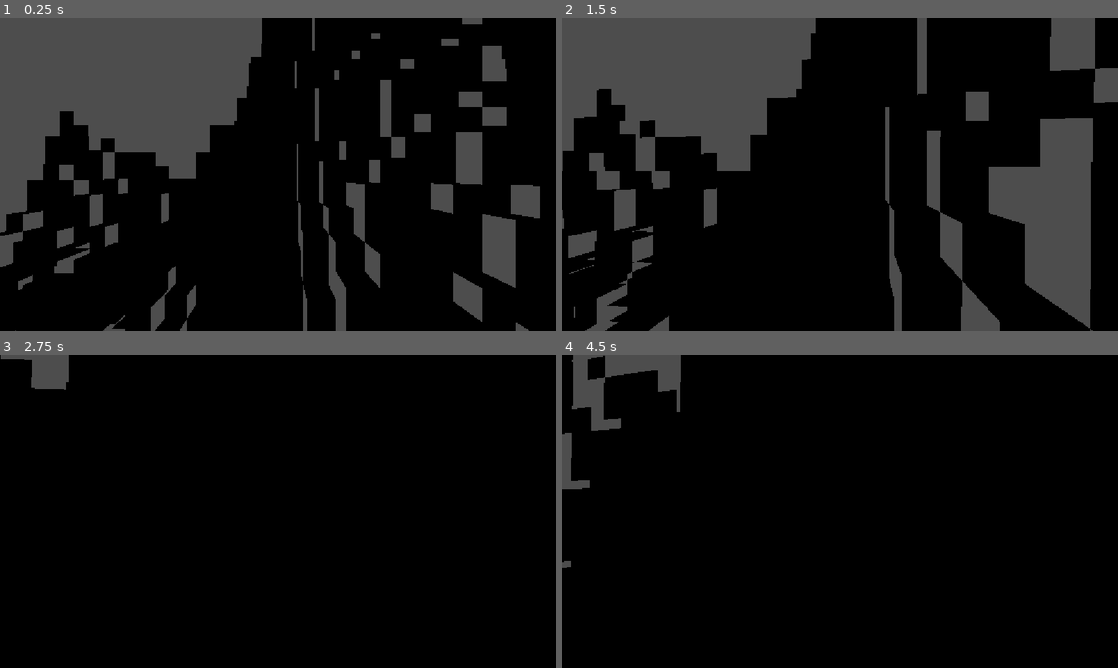
Above: before the commit, frames 1-4 (two rows, left to right).
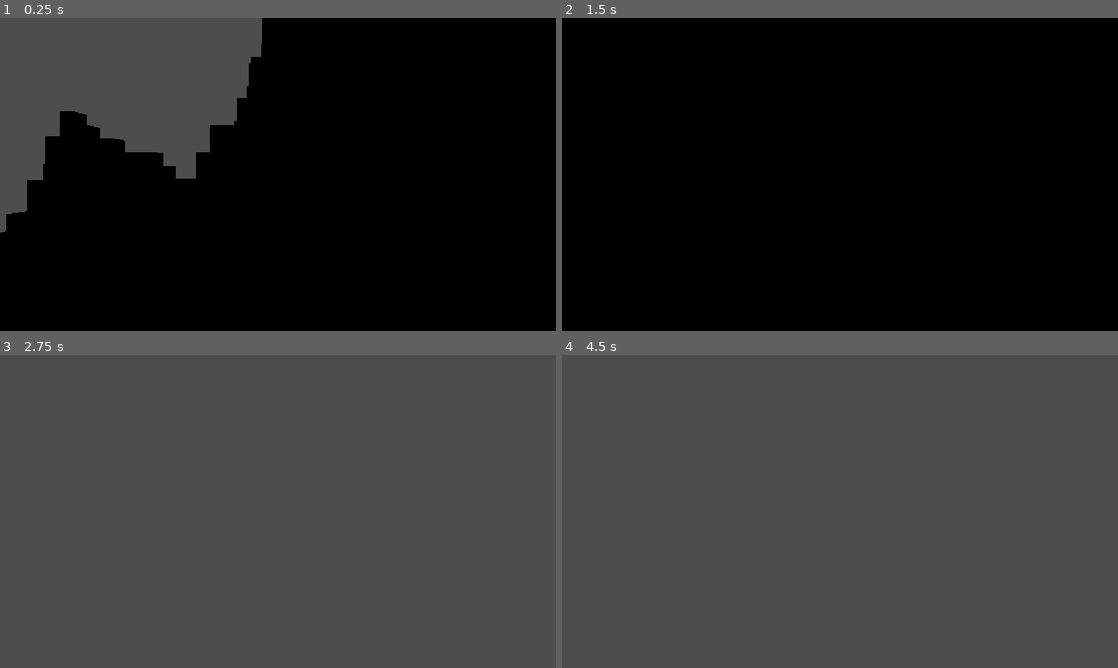
Above: after the commit, the same moments.

Repository: Tubaleviao/project-nihon
Game: Godot game, scene res://Main.tscn
Same seed, same stepped clock (60 frames per second), same inputs: the game is played once before the commit and once after it.
Inputs (mouse positions are in pixels of both pictures, inside the frame that each line leads up to):
- Up to frame 1 (0.25 s): no input
- Up to frame 2 (1.5 s): tap Enter (ui_accept) at 0.5, 0.77 s; move the mouse to (867, 174) at 0.52 s; hold W from 0.53 s (still down); tap F at 0.6, 1.35 s; click (867, 174) at 0.67 s; move the mouse to (812, 174) at 1.27 s
- Up to frame 3 (2.75 s): keep holding W; tap Enter (ui_accept) at 1.52 s; move the mouse to (289, 505) at 2.02 s; tap F at 2.1 s
- Up to frame 4 (4.5 s): keep holding W; move the mouse to (834, 517) at 2.77 s; tap F at 2.85, 3.6, 4.35 s; click (834, 517) at 2.92 s; tap Enter (ui_accept) at 3.02, 3.77 s; move the mouse to (878, 514) at 3.52 s; move the mouse to (795, 508) at 4.27 s

The runs differ from the first frame. In frame 1, 10% of the frame differs, in the area x 0-98%, y 0-100%; in frame 2, 32%; in frame 3, 99%, in the area x 0-100%, y 0-100%; in frame 4, 97%.

Commit message:
fix: seal terrain mesh (4-side walls + edge walls) and render creature bodies

Diff:
--- a/src/core/game_root.gd
+++ b/src/core/game_root.gd
@@ -36,6 +36,10 @@
 	_player      = PlayerSlice.new()
 	_loot        = LootSlice.new()
 	_inventory   = InventorySlice.new()
+
+	# CreatureSlice needs the terrain to place spawns on the surface; wire it
+	# before the slices enter the tree so its _ready() can use it.
+	_creature.terrain_slice = _terrain
 
 	for s in [_terrain, _voxel, _battle, _creature, _networking, _persistence, _player, _loot, _inventory]:
 		s.name = s.get_script().resource_path.get_file().get_basename()
--- a/src/creature/creature_slice.gd
+++ b/src/creature/creature_slice.gd
@@ -28,9 +28,13 @@
 const SPAWN_ORIGIN := Vector3(16.0, 8.0, 16.0)
 const SPAWN_RADIUS := 10.0
 
-## Instance record: { "creature_id", "position", "state", "hp", "respawn_at" }
+## Instance record: { "creature_id", "position", "state", "hp", "respawn_at", "body" }
 var _instances: Dictionary = {}
 var _next_id: int = 0
+
+## Set by game_root before the slices enter the tree so creatures can spawn on
+## the terrain surface instead of a fixed height.
+var terrain_slice: Node = null
 
 func _ready() -> void:
 	GameBus.creature_died.connect(_on_creature_died)
@@ -94,14 +98,24 @@
 	var r     := randf_range(2.0, SPAWN_RADIUS)
 	var pos   := SPAWN_ORIGIN + Vector3(cos(angle) * r, 0.0, sin(angle) * r)
 
+	# Sit the creature on the terrain surface instead of a fixed height.
+	if terrain_slice != null and terrain_slice.has_method("get_height_at"):
+		pos.y = terrain_slice.get_height_at(Vector2(pos.x, pos.z))
+
 	var iid := "creature_%d" % _next_id
 	_next_id += 1
+
+	# Build a visible body so the creature can be seen in the world.
+	var body := _make_visual(creature_id, pos)
+	add_child(body)
+
 	_instances[iid] = {
 		"creature_id": creature_id,
 		"position":    pos,
 		"state":       "idle",
 		"hp":          hp,
 		"respawn_at":  -1.0,
+		"body":        body,
 	}
 
 	GameBus.creature_spawned.emit(iid, creature_id, pos)
@@ -118,6 +132,8 @@
 				inst["state"]      = "dead"
 				inst["hp"]         = 0.0
 				inst["respawn_at"] = Time.get_ticks_msec() + RESPAWN_SECONDS * 1000.0
+				if inst.has("body") and inst["body"]:
+					inst["body"].visible = false
 
 func _tick_respawn() -> void:
 	var now := float(Time.get_ticks_msec())
@@ -130,4 +146,38 @@
 			inst["state"]      = "idle"
 			inst["hp"]         = max_hp
 			inst["respawn_at"] = -1.0
+			if inst.has("body") and inst["body"]:
+				inst["body"].visible = true
 			print("CreatureSlice: %s [%s] respawned" % [creature_id, iid])
+
+# ---------------------------------------------------------------------------
+# Visuals
+# ---------------------------------------------------------------------------
+
+func _make_visual(creature_id: String, pos: Vector3) -> Node3D:
+	var node := Node3D.new()
+	node.name = creature_id
+	node.position = pos
+
+	var mesh := MeshInstance3D.new()
+	var box := BoxMesh.new()
+	box.size = Vector3(0.8, 1.0, 1.2)
+	mesh.mesh = box
+	# Centre the body so its base rests on the terrain surface.
+	mesh.position = Vector3(0.0, 0.5, 0.0)
+
+	var mat := StandardMaterial3D.new()
+	mat.albedo_color = _creature_color(creature_id)
+	mesh.material_override = mat
+
+	node.add_child(mesh)
+	return node
+
+func _creature_color(creature_id: String) -> Color:
+	match creature_id:
+		"ForestBoar":
+			return Color(0.55, 0.35, 0.2)
+		"GraywolfPack":
+			return Color(0.42, 0.42, 0.48)
+		_:
+			return Color(0.8, 0.8, 0.8)
--- a/src/terrain/voxel_slice.gd
+++ b/src/terrain/voxel_slice.gd
@@ -8,8 +8,10 @@
 ## Public API:
 ##   build_chunk(chunk_pos: Vector2i, heightmap: Array) -> void
 ##
-## Each chunk is materialised as a GridMap-style MeshInstance3D with a matching
-## StaticBody3D collision mesh so CharacterBody3D can walk on it.
+## Each chunk is materialised as a MeshInstance3D with a matching StaticBody3D
+## collision mesh so CharacterBody3D can walk on it. Every column emits its top
+## face plus a wall on each side where a lower neighbour (or the chunk edge)
+## leaves it exposed, producing a closed, hole-free shell.
 
 const CHUNK_SIZE  := 32        # tiles per side — must match TerrainSlice.CHUNK_SIZE
 const TILE_SIZE   := 1.0       # world units per tile (XZ)
@@ -57,51 +59,54 @@
 			var bx := origin.x + tx * TILE_SIZE
 			var bz := origin.z + tz * TILE_SIZE
 
-			# Top face of the voxel column.
-			var v00 := Vector3(bx,           h, bz)
-			var v10 := Vector3(bx + TILE_SIZE, h, bz)
-			var v01 := Vector3(bx,           h, bz + TILE_SIZE)
-			var v11 := Vector3(bx + TILE_SIZE, h, bz + TILE_SIZE)
+			# Top face.
+			col_faces.append_array(_add_face(st,
+				Vector3(bx,              h, bz),
+				Vector3(bx,              h, bz + TILE_SIZE),
+				Vector3(bx + TILE_SIZE, h, bz + TILE_SIZE),
+				Vector3(bx + TILE_SIZE, h, bz),
+				Vector3.UP))
 
-			var uv00 := Vector2(float(tx) / CHUNK_SIZE,       float(tz) / CHUNK_SIZE)
-			var uv10 := Vector2(float(tx + 1) / CHUNK_SIZE,   float(tz) / CHUNK_SIZE)
-			var uv01 := Vector2(float(tx) / CHUNK_SIZE,       float(tz + 1) / CHUNK_SIZE)
-			var uv11 := Vector2(float(tx + 1) / CHUNK_SIZE,   float(tz + 1) / CHUNK_SIZE)
+			# North wall.
+			var hn := _neighbour_height(heightmap, tx, tz - 1)
+			if hn < h:
+				col_faces.append_array(_add_face(st,
+					Vector3(bx,              h,  bz),
+					Vector3(bx + TILE_SIZE, h,  bz),
+					Vector3(bx + TILE_SIZE, hn, bz),
+					Vector3(bx,              hn, bz),
+					Vector3(0, 0, -1)))
 
-			# Normal always up for the top face.
-			st.set_normal(Vector3.UP)
+			# South wall.
+			var hs := _neighbour_height(heightmap, tx, tz + 1)
+			if hs < h:
+				col_faces.append_array(_add_face(st,
+					Vector3(bx + TILE_SIZE, h,  bz + TILE_SIZE),
+					Vector3(bx,              h,  bz + TILE_SIZE),
+					Vector3(bx,              hs, bz + TILE_SIZE),
+					Vector3(bx + TILE_SIZE, hs, bz + TILE_SIZE),
+					Vector3(0, 0, 1)))
 
-			st.set_uv(uv00); st.add_vertex(v00)
-			st.set_uv(uv10); st.add_vertex(v10)
-			st.set_uv(uv11); st.add_vertex(v11)
+			# West wall.
+			var hw := _neighbour_height(heightmap, tx - 1, tz)
+			if hw < h:
+				col_faces.append_array(_add_face(st,
+					Vector3(bx, h,  bz + TILE_SIZE),
+					Vector3(bx, h,  bz),
+					Vector3(bx, hw, bz),
+					Vector3(bx, hw, bz + TILE_SIZE),
+					Vector3(-1, 0, 0)))
 
-			st.set_uv(uv00); st.add_vertex(v00)
-			st.set_uv(uv11); st.add_vertex(v11)
-			st.set_uv(uv01); st.add_vertex(v01)
+			# East wall.
+			var he := _neighbour_height(heightmap, tx + 1, tz)
+			if he < h:
+				col_faces.append_array(_add_face(st,
+					Vector3(bx + TILE_SIZE, h,  bz),
+					Vector3(bx + TILE_SIZE, h,  bz + TILE_SIZE),
+					Vector3(bx + TILE_SIZE, he, bz + TILE_SIZE),
+					Vector3(bx + TILE_SIZE, he, bz),
+					Vector3(1, 0, 0)))
 
-			# Add both triangles to the collision face list.
-			col_faces.append(v00); col_faces.append(v10); col_faces.append(v11)
-			col_faces.append(v00); col_faces.append(v11); col_faces.append(v01)
-
-			# South side wall (if neighbour is lower, or at chunk edge).
-			if tz < CHUNK_SIZE - 1:
-				var h_next := _voxel_height(heightmap[(tz + 1) * CHUNK_SIZE + tx])
-				if h_next < h:
-					var sw0 := Vector3(bx,           h_next, bz + TILE_SIZE)
-					var sw1 := Vector3(bx + TILE_SIZE, h_next, bz + TILE_SIZE)
-					st.set_normal(Vector3(0, 0, 1))
-					st.set_uv(Vector2(0, 0)); st.add_vertex(v01)
-					st.set_uv(Vector2(1, 0)); st.add_vertex(v11)
-					st.set_uv(Vector2(1, 1)); st.add_vertex(sw1)
-
-					st.set_uv(Vector2(0, 0)); st.add_vertex(v01)
-					st.set_uv(Vector2(1, 1)); st.add_vertex(sw1)
-					st.set_uv(Vector2(0, 1)); st.add_vertex(sw0)
-
-					col_faces.append(v01);  col_faces.append(v11);  col_faces.append(sw1)
-					col_faces.append(v01);  col_faces.append(sw1);  col_faces.append(sw0)
-
-	st.generate_normals()
 	var mesh_inst := MeshInstance3D.new()
 	mesh_inst.mesh = st.commit()
 
@@ -130,5 +135,24 @@
 func _voxel_height(raw_height: float) -> float:
 	return floor(raw_height / STEP_HEIGHT) * STEP_HEIGHT
 
+## Height of the tile at (tx, tz), or 0.0 for out-of-chunk (chunk edge).
+func _neighbour_height(heightmap: Array, tx: int, tz: int) -> float:
+	if tx < 0 or tx >= CHUNK_SIZE or tz < 0 or tz >= CHUNK_SIZE:
+		return 0.0
+	return _voxel_height(heightmap[tz * CHUNK_SIZE + tx])
+
+## Append a quad (two triangles) to the visual surface and return the matching
+## collision triangles. a, b, c, d are in counter-clockwise order seen from the
+## normal side.
+func _add_face(st: SurfaceTool, a: Vector3, b: Vector3, c: Vector3, d: Vector3, normal: Vector3) -> PackedVector3Array:
+	st.set_normal(normal)
+	st.set_uv(Vector2(0, 0)); st.add_vertex(a)
+	st.set_uv(Vector2(1, 0)); st.add_vertex(b)
+	st.set_uv(Vector2(1, 1)); st.add_vertex(c)
+	st.set_uv(Vector2(0, 0)); st.add_vertex(a)
+	st.set_uv(Vector2(1, 1)); st.add_vertex(c)
+	st.set_uv(Vector2(0, 1)); st.add_vertex(d)
+	return PackedVector3Array([a, b, c, a, c, d])
+
 func _on_chunk_ready(chunk_pos: Vector2i, heightmap: Array) -> void:
 	build_chunk(chunk_pos, heightmap)
